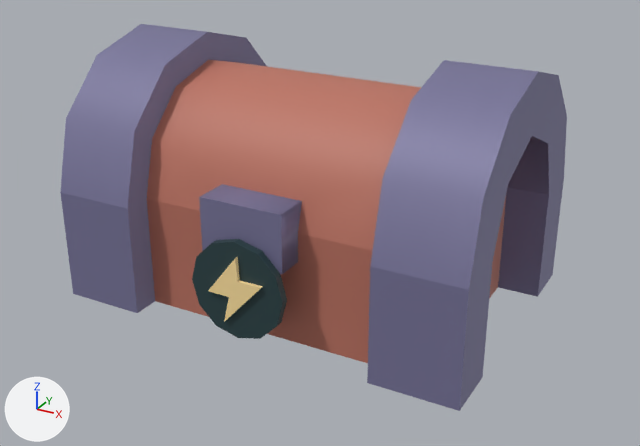
The glTF model assets/crates/models/arcade.glb: old version first, new version second.
Both versions are drawn from a 50 mm camera at (1.83, -3.3, 1.97) aimed at (0.06, -0.1, 0.37). The axes (+X, +Y, +Z) are drawn at lower left. The lights are the same throughout. The older version comes first. Where no turn or scale is listed for an object, it has been applied to the vertices.

The first picture shows 'category badge', 'chest', 'emblem', 'lid'.
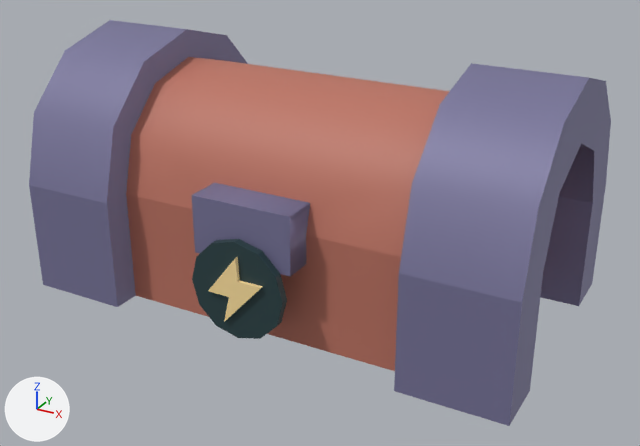
Where the change shows, as pixel boxes [x1, y1, x2, y2] in the pictures (640 x 446 px):
'lid', rescaled (15% wider)
    before: [60, 24, 567, 290]
    after: [29, 20, 611, 302]
'chest', rescaled (15% wider)
    before: [61, 178, 564, 411]
    after: [29, 185, 606, 426]

Patch to the scene script:
```diff
--- a/assets/crates/models/arcade.glb.py
+++ b/assets/crates/models/arcade.glb.py
@@ ob_chest @@
 ob_chest.location = (0.0, 0.0, 0.0)
-ob_chest.scale = (1.5, 1.0, 1.0)
+ob_chest.scale = (1.8, 1.0, 1.0)
```
